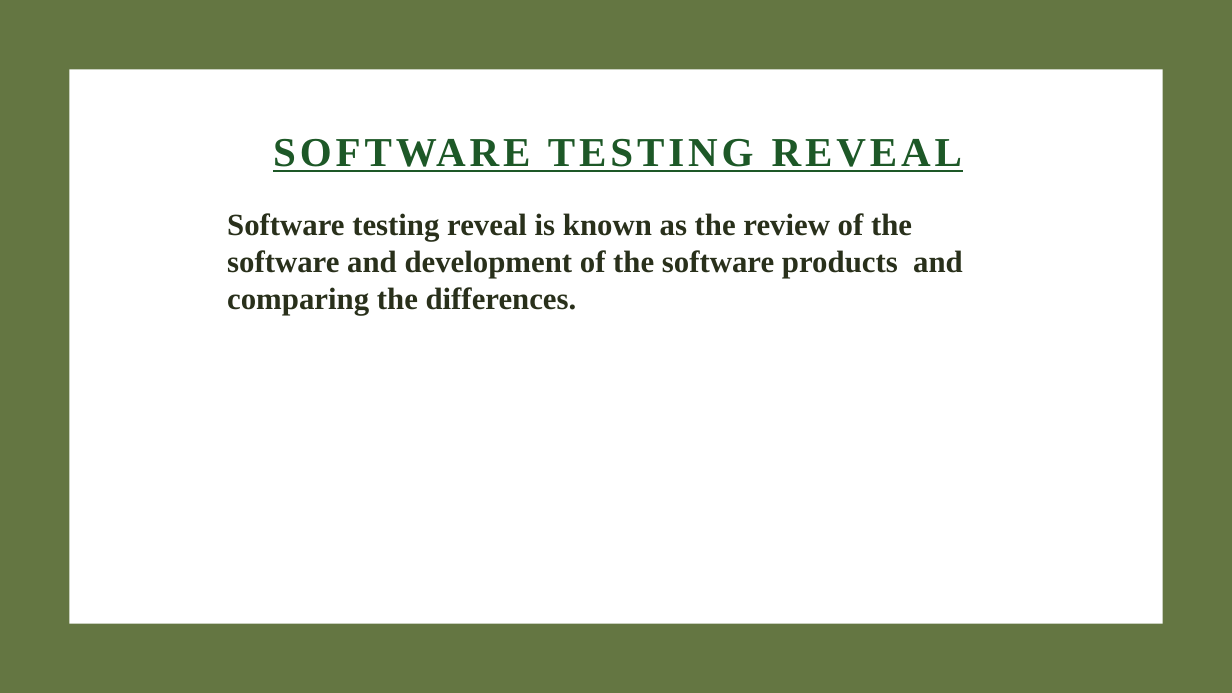
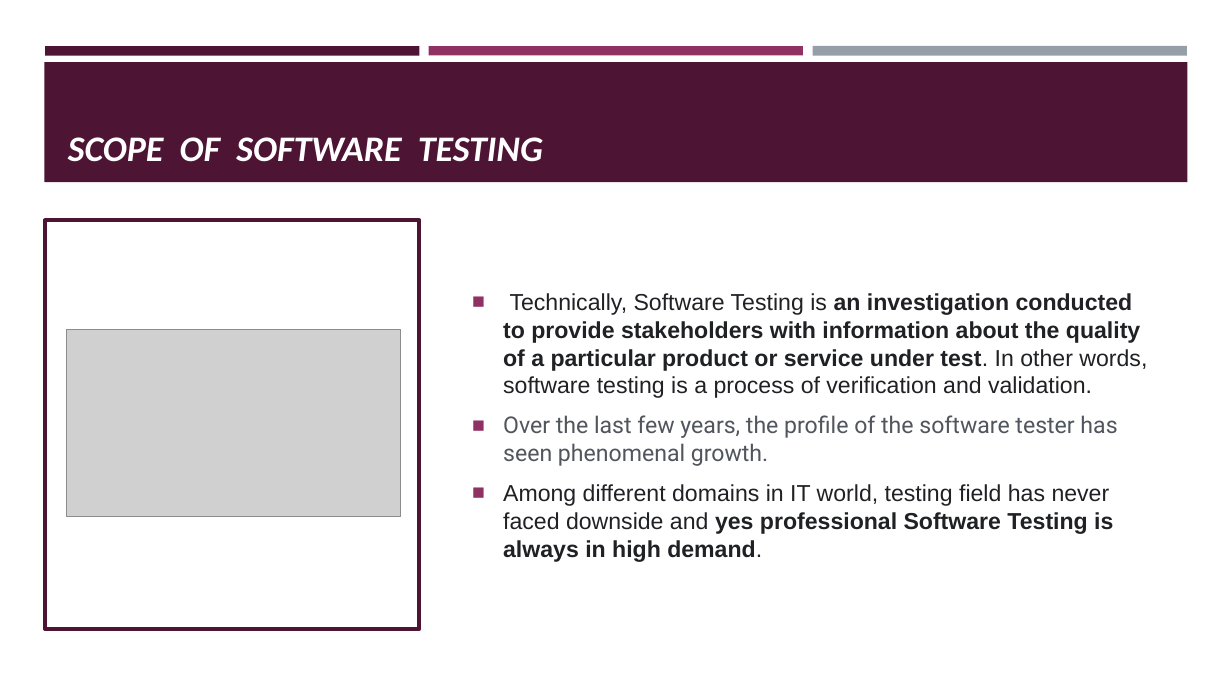
Before and after one commit to yerramsneha/QL-GTs, a slide deck: slide 7 of software testing.pptx (slide 8 before the commit). Drawn at 1232x693 pixels with LibreOffice and Linux fonts; fonts in the diff are those of the drawing; grey boxes stand for pictures. Boxes give left, top, right and bottom in pixels: in the first picture for what was removed or moved away, otherwise in the second. Text is boxed around its words. In the diff, an @@ line names an element or a change of style, - is before the commit and + after.

```diff
--- a/software testing.pptx
+++ b/software testing.pptx
@@ rectangle removed at (0,0,1232,693) @@
@@ rectangle added at (45,46,420,55), fill #4D1434 @@
@@ rectangle added at (429,46,803,55), fill #903163 @@
@@ rectangle added at (812,46,1187,56), fill #969FA7 @@
@@ rectangle added at (44,62,1188,182), fill #4D1434 @@
@@ rectangle removed at (69,69,1163,624) @@
@@ title at (68,137,543,162): text changed; size 32 to 28 pt; font Times New Roman to Calibri; text colour #1E5827 to #FFFFFF; italic on @@
-SOFTWARE TESTING REVEAL
+SCOPE OF SOFTWARE TESTING
@@ rectangle added at (45,220,420,628), fill #FFFFFF, outline #4D1434 3 pt @@
@@ text removed at (227,213,963,315) @@
-Software testing reveal is known as the review of the software and development of the software products and comparing the differences.
@@ text added at (503,293,1147,562), 18 pt, text #202124 @@
+■ Technically, Software Testing is an investigation conducted to provide stakeholders with information about the quality of a particular product or service under test. In other words, software testing is a process of verification and validation.
+■ Over the last few years, the profile of the software tester has seen phenomenal growth.
+■ Among different domains in IT world, testing field has never faced downside and yes professional Software Testing is always in high demand.
@@ picture added at (67,330,400,517) @@
```
Also in this commit, not shown: 1 other slide changed, 13 slides added, 12 slides removed, 10 other files.
